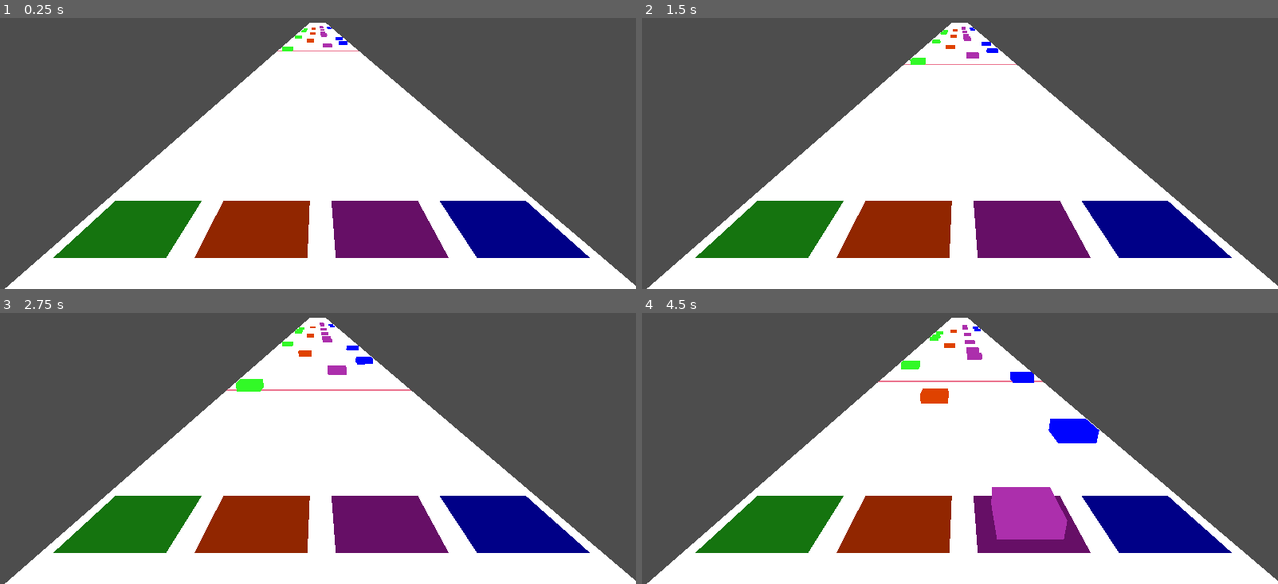
Above: before the commit, frames 1-4 (two rows, left to right).
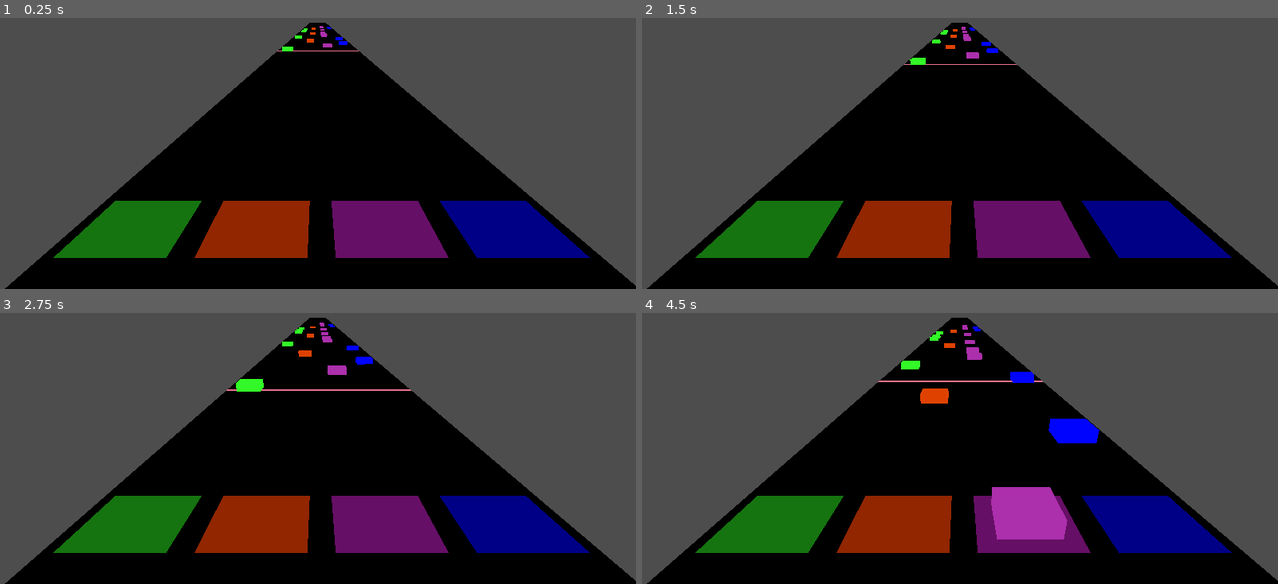
Above: after the commit, the same moments.

Repository: Austin-Senna/GuitarHero3D
Game: Godot game, scene res://game.tscn
The game is run twice, just before and just after one commit, with the same random seed, the same clock (stepped at 60 frames per second) and the same inputs.
Inputs:
- Up to frame 1 (0.25 s): no input
- Up to frame 2 (1.5 s): tap Enter at 0.5 s; hold Up (ui_up) 0.53-1.28 s; tap Q at 0.6 s; hold Down (ui_down) from 1.28 s (still down); tap E at 1.35 s
- Up to frame 3 (2.75 s): release Down (ui_down) at 2.03 s; hold Up (ui_up) from 2.03 s (still down); tap R at 2.1 s
- Up to frame 4 (4.5 s): tap Q at 2.85 s; release Up (ui_up) at 3.53 s; hold Down (ui_down) from 3.53 s (still down); tap E at 3.6 s; tap R at 4.35 s

The runs differ from the first frame. In frame 1, 37% of the frame differs, in the area x 0-100%, y 1-100%; in frame 2, 37%; in frame 3, 36%; in frame 4, 35%.

Commit message:
Long notes part 1

Diff:
--- a/bar.gd
+++ b/bar.gd
@@ -1,6 +1,6 @@
 extends Node3D
 
-var note_scn = preload("res://note.tscn")
+var note_scn = preload("res://note/short_note.tscn")
 var note_scale
 
 # max bar.length = 1600 * 0.005 = 8
--- a/note.gd
+++ b/note/base_note.gd
@@ -1,6 +1,5 @@
 extends Node3D
 @export_range(1, 4) var line = 1
-
 var startingPosition = 0
 # Declare the material variables
 var green_mat = preload("res://green_note_mat.tres")
@@ -13,7 +12,11 @@
 var is_collected = false
 
 func _ready():
+	on_ready()
+
+func on_ready():
 	set_material()
+	add_listeners()
 
 	match line:
 		1:
@@ -25,8 +28,7 @@
 		4:
 			xPosition = 1.5
 
-	self.set_position(Vector3(xPosition,0,-startingPosition))
-
+	self.set_position(Vector3(xPosition, 0, -startingPosition))
 
 func set_material():
 	match line:
@@ -39,25 +41,27 @@
 		4:
 			$MeshInstance3D.material_override = blue_mat
 
-func _process(_delta):
+func _process(delta):
+	on_process(delta)
+
+func on_process(delta):
 	collect()
 
+func add_listeners():
+	$Area3D.add_to_group("note")
+	# Fix for Godot 4 signal connection syntax
+	$Area3D.area_entered.connect(_on_area_entered)
+	$Area3D.area_exited.connect(_on_area_exited)
+
 func collect():
-	if not is_collected:  # Changed collected to is_collected
-		if is_colliding and picker:
-			if picker.is_collecting:
-				is_collected = true  # Changed collected to is_collected
-				picker.is_collecting = false
-				hide()
+	pass
 
-func _on_area_3d_entered(area: Area3D) -> void:
+func _on_area_entered(area: Area3D) -> void:
 	if area.is_in_group("picker"):
 		is_colliding = true
 		picker = area.get_parent()
 
-
-
-func _on_area_3d_exited(area: Area3D) -> void:
+func _on_area_exited(area: Area3D) -> void:
 	if area.is_in_group("picker"):
 		is_colliding = false
 		picker = area.get_parent()
--- /dev/null
+++ b/note/beam.tscn
@@ -0,0 +1,26 @@
+[gd_scene load_steps=5 format=3 uid="uid://hk17lbnfv51y"]
+
+[sub_resource type="QuadMesh" id="QuadMesh_fqi6o"]
+
+[sub_resource type="Gradient" id="Gradient_v4x5k"]
+offsets = PackedFloat32Array(0.0245902, 0.20082, 0.438525, 0.692623, 0.97541)
+colors = PackedColorArray(0.584314, 0.227451, 0, 1, 0.917647, 0, 0, 1, 0.580392, 0, 0, 1, 0.560784, 0, 0, 1, 0.941176, 0.227451, 0, 1)
+
+[sub_resource type="GradientTexture2D" id="GradientTexture2D_fwqku"]
+gradient = SubResource("Gradient_v4x5k")
+
+[sub_resource type="StandardMaterial3D" id="StandardMaterial3D_4e2el"]
+blend_mode = 1
+albedo_color = Color(0, 0, 0, 1)
+emission_enabled = true
+emission = Color(0.0705882, 0.105882, 0.886275, 1)
+emission_energy_multiplier = 7.56
+emission_operator = 1
+emission_texture = SubResource("GradientTexture2D_fwqku")
+
+[node name="Beam" type="Node3D"]
+
+[node name="MeshInstance3D" type="MeshInstance3D" parent="."]
+transform = Transform3D(1, 0, 0, 0, -4.37114e-08, 1, 0, -1, -4.37114e-08, 0, 0, -0.5)
+mesh = SubResource("QuadMesh_fqi6o")
+surface_material_override/0 = SubResource("StandardMaterial3D_4e2el")
--- /dev/null
+++ b/note/long_note.gd
@@ -0,0 +1 @@
+extends "res://note/base_note.gd"
--- /dev/null
+++ b/note/long_note.tscn
@@ -0,0 +1,28 @@
+[gd_scene load_steps=6 format=3 uid="uid://cx0vwypf6nqvc"]
+
+[ext_resource type="Script" uid="uid://b2ds5jsusl878" path="res://note/long_note.gd" id="1_fl51j"]
+[ext_resource type="Material" uid="uid://ckshuoemqokdb" path="res://blue_note_mat.tres" id="2_x6khw"]
+[ext_resource type="PackedScene" uid="uid://hk17lbnfv51y" path="res://note/beam.tscn" id="3_hd31m"]
+
+[sub_resource type="BoxMesh" id="BoxMesh_x6khw"]
+
+[sub_resource type="BoxShape3D" id="BoxShape3D_hd31m"]
+size = Vector3(0.553955, 0.54422, 0.545761)
+
+[node name="LongNote" type="Node3D"]
+script = ExtResource("1_fl51j")
+
+[node name="MeshInstance3D" type="MeshInstance3D" parent="."]
+transform = Transform3D(0.5, 0, 0, 0, 0.5, 0, 0, 0, 0.5, 0, 0, 0)
+layers = 513
+mesh = SubResource("BoxMesh_x6khw")
+surface_material_override/0 = ExtResource("2_x6khw")
+
+[node name="Area3D" type="Area3D" parent="."]
+
+[node name="CollisionShape3D" type="CollisionShape3D" parent="Area3D"]
+transform = Transform3D(0.999884, 0, -0.0152187, 0, 1, 0, 0.0152187, 0, 0.999884, -0.00049157, 0.00242615, -0.0016471)
+shape = SubResource("BoxShape3D_hd31m")
+
+[node name="Beam" parent="." instance=ExtResource("3_hd31m")]
+transform = Transform3D(0.3, 0, 0, 0, 1, 0, 0, 0, 1, 0, 0, 0)
--- /dev/null
+++ b/note/short_note.gd
@@ -0,0 +1,9 @@
+extends "res://note/base_note.gd"
+
+func collect():
+	if not is_collected:  # Changed collected to is_collected
+		if is_colliding and picker:
+			if picker.is_collecting:
+				is_collected = true  # Changed collected to is_collected
+				picker.is_collecting = false
+				hide()
--- a/note.tscn
+++ b/note/short_note.tscn
@@ -1,6 +1,7 @@
-[gd_scene load_steps=4 format=3 uid="uid://dfnx0emmksapj"]
+[gd_scene load_steps=5 format=3 uid="uid://dfnx0emmksapj"]
 
-[ext_resource type="Script" uid="uid://cfjtollvycq8v" path="res://note.gd" id="1_doocs"]
+[ext_resource type="Script" uid="uid://cfjtollvycq8v" path="res://note/short_note.gd" id="1_1ngl7"]
+[ext_resource type="Material" uid="uid://ckshuoemqokdb" path="res://blue_note_mat.tres" id="2_pwfav"]
 
 [sub_resource type="BoxMesh" id="BoxMesh_rf3o7"]
 
@@ -8,11 +9,12 @@
 size = Vector3(0.535007, 0.534412, 0.554188)
 
 [node name="Note" type="Node3D"]
-script = ExtResource("1_doocs")
+script = ExtResource("1_1ngl7")
 
 [node name="MeshInstance3D" type="MeshInstance3D" parent="."]
 transform = Transform3D(0.5, 0, 0, 0, 0.5, 0, 0, 0, 0.5, 0.00214475, 0.000230312, -0.00147703)
 mesh = SubResource("BoxMesh_rf3o7")
+surface_material_override/0 = ExtResource("2_pwfav")
 
 [node name="Area3D" type="Area3D" parent="." groups=["note"]]
 transform = Transform3D(1, 0, 0, 0, 1, 0, 0, 0, 1, 1.47002, 0, 0)
--- a/road.tscn
+++ b/road.tscn
@@ -1,14 +1,14 @@
 [gd_scene load_steps=5 format=3 uid="uid://1xmjiayxw76g"]
 
 [ext_resource type="PackedScene" uid="uid://bdqlu18v7gjx6" path="res://NotePicker.tscn" id="1_x0d2t"]
-[ext_resource type="Script" uid="uid://c6l7bnqqytrgw" path="res://road.gd" id="2_3veuu"]
+[ext_resource type="Script" path="res://road.gd" id="2_3veuu"]
 
 [sub_resource type="PlaneMesh" id="PlaneMesh_g686u"]
 
 [sub_resource type="StandardMaterial3D" id="StandardMaterial3D_x0d2t"]
-emission_enabled = true
+albedo_color = Color(0.0214346, 0.0214346, 0.0214346, 1)
 emission = Color(0.819336, 0.839215, 0.562651, 1)
-emission_energy_multiplier = 7.83
+emission_energy_multiplier = 1.81
 backlight_enabled = true
 backlight = Color(0.932614, 0.676727, 0.695527, 1)
 
Not shown: 1 places in game.tscn that only renumber resources
Not shown, added: note/base_note.gd.uid
Not shown, added: note/long_note.gd.uid
Renamed: note.gd.uid -> note/short_note.gd.uid
